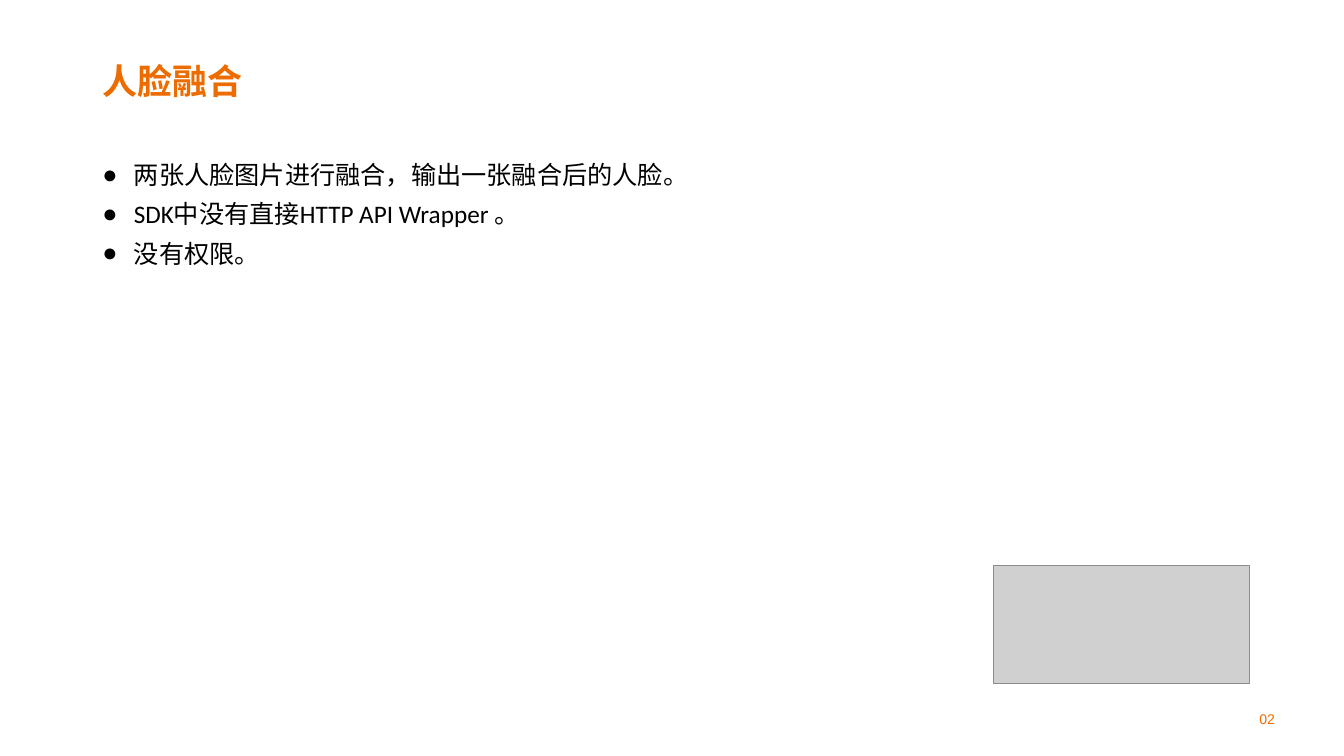
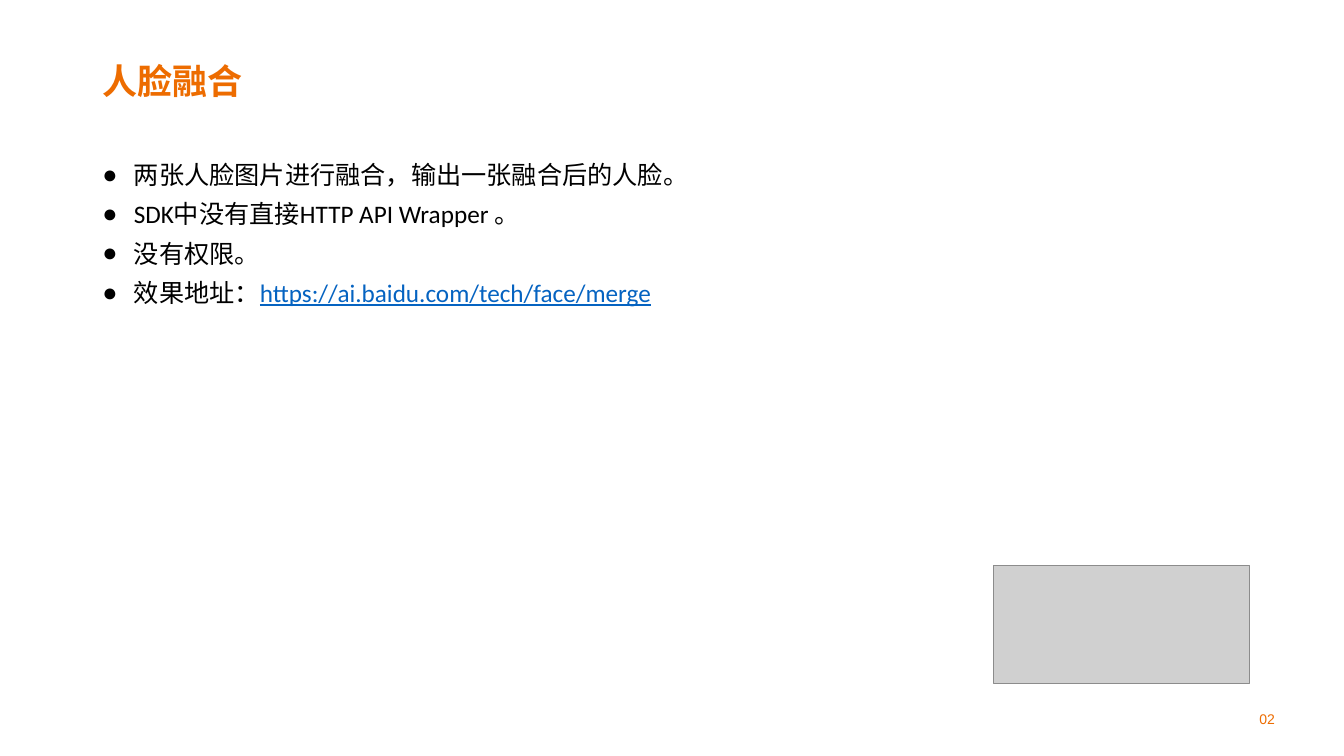
Before and after one commit to XiuyeXYE/BaiDuAI, a slide deck: slide 13 of BaiduAI.pptx. Drawn at 1344x756 pixels with LibreOffice and Linux fonts; fonts in the diff are those of the drawing; grey boxes stand for pictures; background and template pictures are left out. Boxes give left, top, right and bottom in pixels: in the first picture for what was removed or moved away, otherwise in the second. Text is boxed around its words. In the diff, an @@ line names an element or a change of style, - is before the commit and + after.

```diff
--- a/BaiduAI.pptx
+++ b/BaiduAI.pptx
@@ text at [134, 280, 651, 307]: paragraph added @@
+● 效果地址：https://ai.baidu.com/tech/face/merge
```
Also in this commit, not shown: 4 other slides changed, 6 other files.
